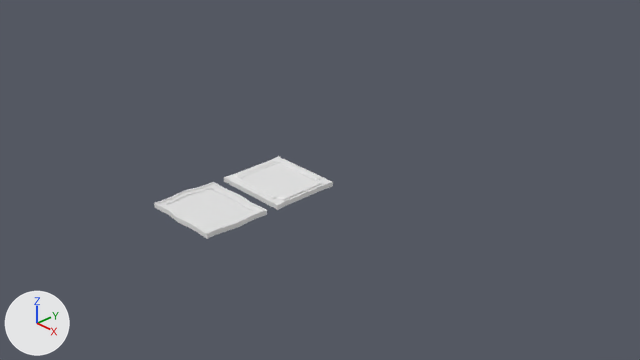
An edit to the Blender file BlenderAssets/paintings.blend, drawn before and after from the same camera.
One viewpoint serves both versions: the file's camera 'Camera'. Arrows for +X, +Y and +Z are at lower left; the lights stay in place.

The first picture shows '5454b0780711f07719f59fbf3ea2008b--oil-paintings-victorian-gold', 'th'.
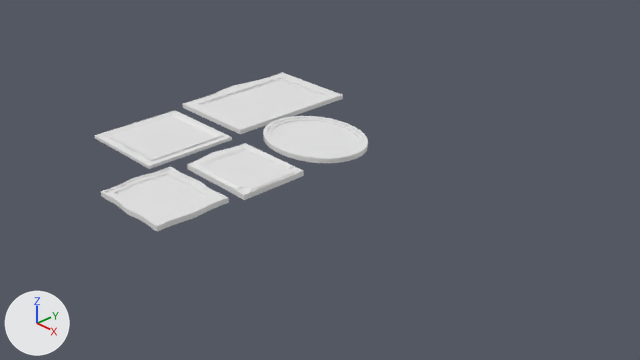
Changed parts and their boxes [x1, y1, x2, y2] in the pictures (640 x 360 px):
'5454b0780711f07719f59fbf3ea2008b--oil-paintings-victorian-gold', moved, turned, rescaled: before [154, 182, 267, 239]; after [101, 166, 229, 232]
'SM_DPainting3', added: after [182, 72, 343, 134]
'SM_DPainting4', added: after [94, 110, 232, 169]
'SM_DPainting5', added: after [263, 116, 368, 163]
'SM_DPainting2', added: after [187, 143, 304, 200]
'th', deleted: before [224, 156, 333, 210]

Patch to the scene script:
```diff
--- a/BlenderAssets/paintings.blend.py
+++ b/BlenderAssets/paintings.blend.py
@@ me_cylinder @@
+me_cylinder.from_pydata(...)  # 224 vertices, 164 faces; spans x -1.0..1.0, y -1.0..1.0, z -1.0..1.66
@@ me_th_1 @@
+me_th_1.from_pydata(...)  # 116 vertices, 94 faces; spans x -0.407..0.409, y -0.559..0.483, z -0.02..0.061
+me_th_1.materials.append(mat_th)  # its picture is missing
@@ me_plane_001 @@
+me_plane_001.from_pydata(...)  # 96 vertices, 78 faces; spans x -0.98..1.04, y -1.0..1.0, z 0.0..0.07
@@ me_plane @@
+me_plane.from_pydata(...)  # 44 vertices, 42 faces; spans x -1.0..1.0, y -1.0..1.0, z 0.0..0.1
@@ ob_5454b0780711f07719f59fbf3ea2008b__oil_paintings_victorian_gold @@
 ob_5454b0780711f07719f59fbf3ea2008b__oil_paintings_victorian_gold = bpy.data.objects.new('5454b0780711f07719f59fbf3ea2008b--oil-paintings-victorian-gold', me_5454b0780711f07719f59fbf3ea2008b__oil_paintings_victorian_gold)
-ob_5454b0780711f07719f59fbf3ea2008b__oil_paintings_victorian_gold.location = (0.0, -1.708, 0.121)
-ob_5454b0780711f07719f59fbf3ea2008b__oil_paintings_victorian_gold.rotation_euler = (-0.00606, 0.0226, 1.571)  # degrees (-0.3, 1.3, 90)
-ob_5454b0780711f07719f59fbf3ea2008b__oil_paintings_victorian_gold.scale = (1.0, 1.0, 0.772)
+ob_5454b0780711f07719f59fbf3ea2008b__oil_paintings_victorian_gold.location = (-0.78, -1.812, 0.006)
+ob_5454b0780711f07719f59fbf3ea2008b__oil_paintings_victorian_gold.rotation_euler = (-0.00606, 0.0, 1.571)  # degrees (-0.3, 0, 90)
+ob_5454b0780711f07719f59fbf3ea2008b__oil_paintings_victorian_gold.scale = (1.19, 1.19, 0.922)
@@ ob_th @@
-ob_th = bpy.data.objects.new('th', me_th)
-ob_th.location = (0.0, -0.686, 0.173)
-ob_th.rotation_euler = (3.142, 0.0, 1.571)  # degrees (180, 0, 90)
-_m = ob_th.modifiers.new('Bevel', 'BEVEL')
-_m.width = 0.13
-_m.width_pct = 0.13
-_m.segments = 4
-_m.limit_method = 'WEIGHT'
@@ ob_sm_dpainting5 @@
+ob_sm_dpainting5 = bpy.data.objects.new('SM_DPainting5', me_cylinder)
+ob_sm_dpainting5.location = (-0.806, 0.676, 0.04)
+ob_sm_dpainting5.scale = (0.798, 0.637, 0.026)
@@ ob_sm_dpainting2 @@
+ob_sm_dpainting2 = bpy.data.objects.new('SM_DPainting2', me_th_1)
+ob_sm_dpainting2.location = (-0.706, -0.628, 0.065)
+ob_sm_dpainting2.rotation_euler = (3.142, 0.0, 1.571)  # degrees (180, 0, 90)
+ob_sm_dpainting2.scale = (1.19, 1.19, 1.19)
+_m = ob_sm_dpainting2.modifiers.new('Bevel', 'BEVEL')
+_m.width = 0.13
+_m.width_pct = 0.13
+_m.segments = 4
+_m.limit_method = 'WEIGHT'
@@ ob_sm_dpainting3 @@
+ob_sm_dpainting3 = bpy.data.objects.new('SM_DPainting3', me_plane_001)
+ob_sm_dpainting3.location = (-2.399, 1.084, 0.0)
+ob_sm_dpainting3.rotation_euler = (0.0, 0.0, 3.142)  # degrees (0, 0, 180)
+ob_sm_dpainting3.scale = (0.725, 1.0, 1.0)
@@ ob_sm_dpainting4 @@
+ob_sm_dpainting4 = bpy.data.objects.new('SM_DPainting4', me_plane)
+ob_sm_dpainting4.location = (-2.302, -0.792, 0.0)
+ob_sm_dpainting4.scale = (0.673, 0.673, 0.673)
```
